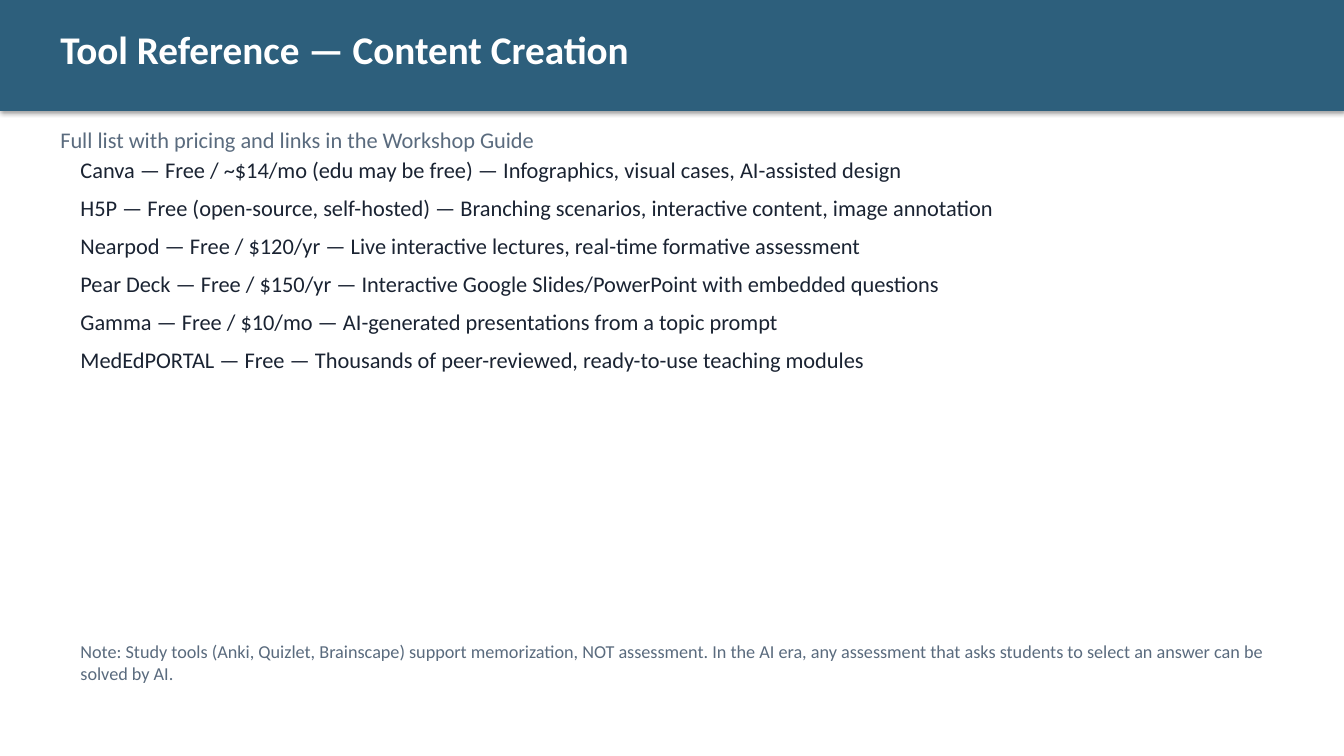
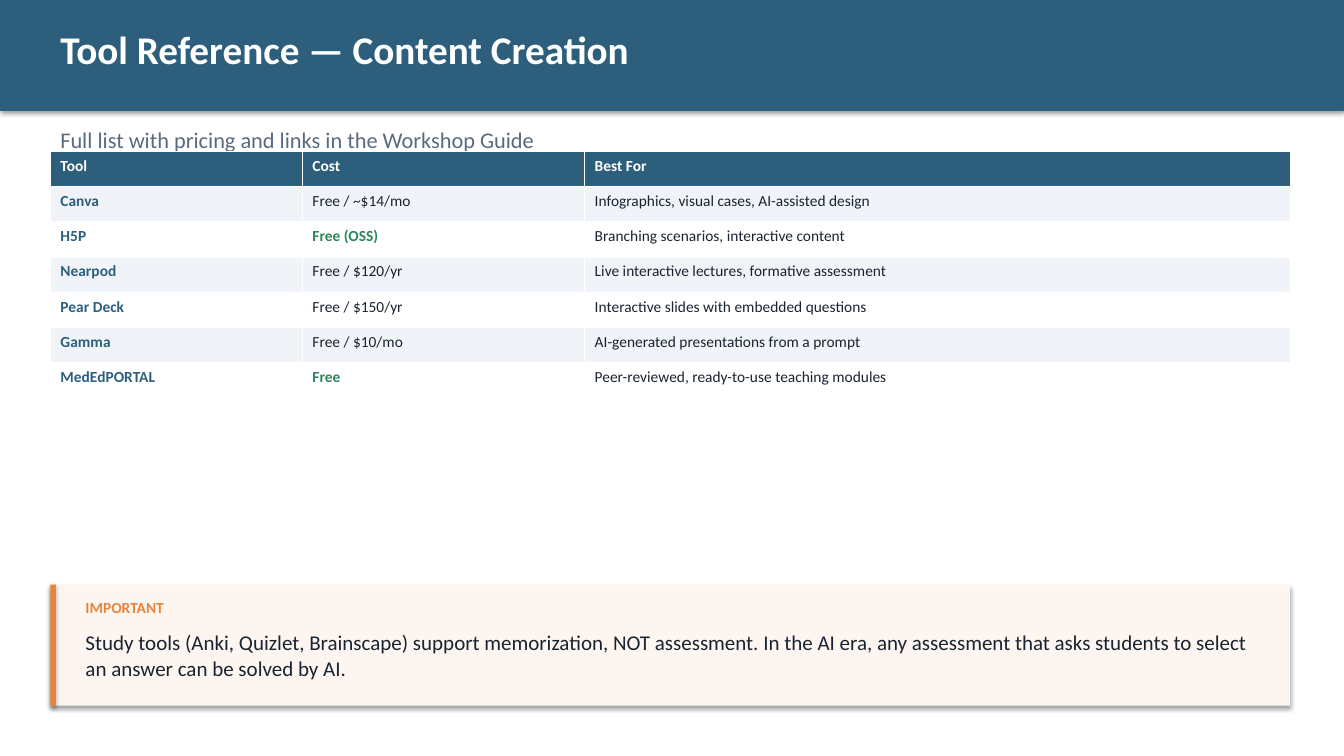
Before and after one commit to diana-brewer/digital-learning-unlocked, a slide deck: slide 6 of Digital Learning Unlocked - Slide Deck.pptx. Drawn at 1344x756 pixels with LibreOffice and Linux fonts; fonts in the diff are those of the drawing. Boxes give left, top, right and bottom in pixels: in the first picture for what was removed or moved away, otherwise in the second. Text is boxed around its words. In the diff, an @@ line names an element or a change of style, - is before the commit and + after.

Commit message:
Restyle slide deck with tables, callouts, and colored cards matching HTML design

```diff
--- a/Digital Learning Unlocked - Slide Deck.pptx
+++ b/Digital Learning Unlocked - Slide Deck.pptx
@@ table added at (50,151,1291,398), 7 rows, 3 columns @@
+Tool | Cost | Best For
+Canva | Free / ~$14/mo | Infographics, visual cases, AI-assisted design
+H5P | Free (OSS) | Branching scenarios, interactive content
+Nearpod | Free / $120/yr | Live interactive lectures, formative assessment
+Pear Deck | Free / $150/yr | Interactive slides with embedded questions
+Gamma | Free / $10/mo | AI-generated presentations from a prompt
+MedEdPORTAL | Free | Peer-reviewed, ready-to-use teaching modules
@@ text removed at (80,162,993,372) @@
-Canva — Free / ~$14/mo (edu may be free) — Infographics, visual cases, AI-assisted design
-H5P — Free (open-source, self-hosted) — Branching scenarios, interactive content, image annotation
-Nearpod — Free / $120/yr — Live interactive lectures, real-time formative assessment
-Pear Deck — Free / $150/yr — Interactive Google Slides/PowerPoint with embedded questions
-Gamma — Free / $10/mo — AI-generated presentations from a topic prompt
-MedEdPORTAL — Free — Thousands of peer-reviewed, ready-to-use teaching modules
@@ rectangle added at (50,585,1291,706), fill #FDF6F0 @@
@@ rectangle added at (50,585,56,706), fill #E8833A @@
@@ text added at (85,603,163,613), 11 pt, text #E8833A, bold @@
+IMPORTANT
@@ text at (85,635,1246,680): text changed; size 13 to 15 pt; text colour #5A6B7E to #1A2332 @@
-Note: Study tools (Anki, Quizlet, Brainscape) support memorization, NOT assessment. In the AI era, any assessment that asks students to select an answer can be solved by AI.
+Study tools (Anki, Quizlet, Brainscape) support memorization, NOT assessment. In the AI era, any assessment that asks students to select an answer can be solved by AI.
```
Also in this commit, not shown: 20 other slides changed.
